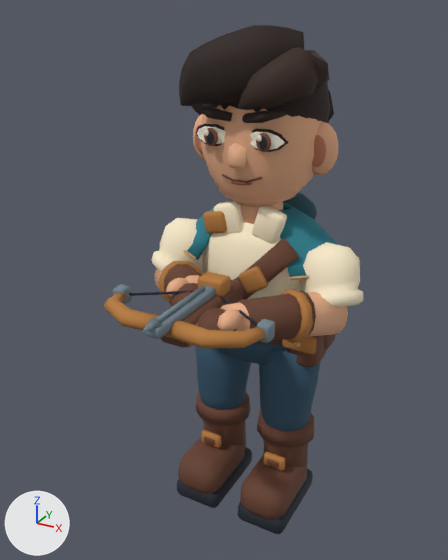
The glTF model App/Arena3D/Ranger_FaceSample.glb, before and after one commit.
The view is the same before and after, from a 50 mm lens placed at (1.21, -2.54, 2.48), pointed at (-0.03, -0.29, 1.36). The axes (+X, +Y, +Z) are drawn at lower left. The lights are the same throughout. The first picture is the older version. Vertices at exactly the same position are counted once.

The first picture shows 'Ranger_Body'.
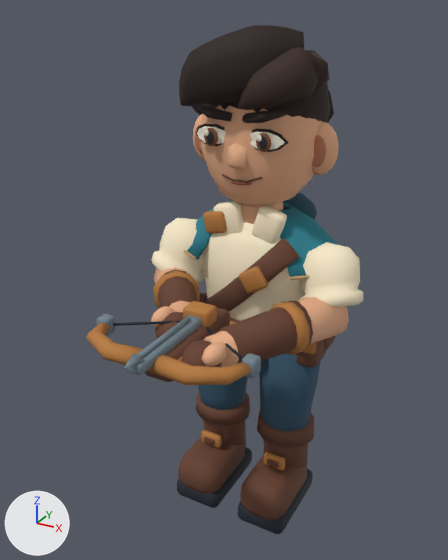
Commit message: feat(arena): separate ranger weapon cradle from chest silhouette [skip-arena-capture]

Where the change shows, as pixel boxes (x1, y1, x2, y2) in the pictures (448 x 560 px; the box of a moved part takes in the faces that stretch with it):
'Ranger_Body', reshaped (7% wider)
    before: (104, 25, 363, 534)
    after: (86, 25, 363, 534)
part 1 of me_cube_001, moved or reshaped
    before: (169, 283, 198, 307)
    after: (155, 312, 183, 339)
part 2 of me_cube_001, moved or reshaped
    before: (166, 278, 188, 297)
    after: (151, 306, 174, 327)
part 3 of me_cube_001, moved or reshaped
    before: (198, 308, 236, 331)
    after: (182, 340, 222, 367)
part 4 of me_cube_001, moved or reshaped
    before: (217, 309, 242, 331)
    after: (202, 342, 227, 366)
part 5 of me_cube_001, moved or reshaped
    before: (161, 279, 243, 348)
    after: (145, 307, 230, 382)
part 6 of me_cube_001, moved or reshaped
    before: (145, 285, 216, 339)
    after: (127, 315, 202, 375)
part 7 of me_cube_001, moved or reshaped
    before: (113, 284, 131, 305)
    after: (97, 314, 116, 335)
part 8 of me_cube_001, moved or reshaped
    before: (257, 319, 275, 343)
    after: (242, 353, 261, 378)
part 9 of me_cube_001, moved or reshaped
    before: (198, 272, 230, 297)
    after: (183, 301, 217, 327)
part 10 of me_cube_001, moved or reshaped
    before: (155, 267, 200, 291)
    after: (154, 267, 190, 312)
part 11 of me_cube_001, moved or reshaped
    before: (164, 261, 202, 299)
    after: (158, 269, 197, 308)
part 12 of me_cube_001, moved or reshaped
    before: (158, 261, 203, 303)
    after: (153, 270, 200, 308)
part 13 of me_cube_001, moved or reshaped
    before: (220, 292, 348, 337)
    after: (204, 297, 349, 367)
part 14 of me_cube_001, moved or reshaped
    before: (235, 290, 316, 340)
    after: (219, 301, 313, 363)
part 15 of me_cube_001, moved or reshaped
    before: (280, 289, 313, 343)
    after: (270, 302, 310, 355)
part 16 of me_cube_001, moved or reshaped
    before: (104, 292, 165, 336)
    after: (86, 323, 148, 371)
part 17 of me_cube_001, moved or reshaped
    before: (129, 286, 266, 348)
    after: (113, 317, 251, 385)

Patch to the scene script:
```diff
--- a/App/Arena3D/Ranger_FaceSample.glb.py
+++ b/App/Arena3D/Ranger_FaceSample.glb.py
@@ me_cube_001 @@
 # used by ob_ranger_body; location = (0.0, 0.0, 0.0)
-me_cube_001.from_pydata(...)  # 5670 vertices, 10914 faces; spans x -0.55..0.55, y -0.95..0.36, z 0.0..2.42
+me_cube_001.from_pydata(...)  # 5670 vertices, 10914 faces; spans x -0.55..0.55, y -1.07..0.36, z 0.0..2.42
+# me_cube_001 part 1: the loose piece of 86 vertices spanning x -0.2..-0.02, y -0.55..-0.35, z 1.22..1.37 is moved by (0.0, -0.12, -0.09)
+# me_cube_001 part 2: the loose piece of 52 vertices spanning x -0.21..-0.13, y -0.52..-0.38, z 1.31..1.39 is moved by (0.0, -0.12, -0.09)
+# me_cube_001 part 3: the loose piece of 86 vertices spanning x 0.02..0.2, y -0.72..-0.52, z 1.22..1.38 is moved by (0.0, -0.12, -0.09)
+# me_cube_001 part 4: the loose piece of 52 vertices spanning x 0.14..0.22, y -0.69..-0.55, z 1.31..1.39 is moved by (0.0, -0.12, -0.09)
+# me_cube_001 part 5: the loose piece of 56 vertices spanning x -0.07..0.07, y -0.76..-0.27, z 1.25..1.37 is moved by (0.0, -0.12, -0.09)
+# me_cube_001 part 6: the loose piece of 56 vertices spanning x -0.03..0.03, y -0.9..-0.4, z 1.36..1.4 is moved by (0.0, -0.12, -0.09)
+# me_cube_001 part 7: the loose piece of 56 vertices spanning x -0.37..-0.31, y -0.66..-0.6, z 1.31..1.39 is moved by (0.0, -0.12, -0.09)
+# me_cube_001 part 8: the loose piece of 56 vertices spanning x 0.31..0.37, y -0.66..-0.6, z 1.31..1.39 is moved by (0.0, -0.12, -0.09)
+# me_cube_001 part 9: the loose piece of 56 vertices spanning x -0.06..0.06, y -0.47..-0.38, z 1.35..1.43 is moved by (0.0, -0.12, -0.09)
+# me_cube_001 part 10: the loose piece of 36 vertices spanning x -0.5..-0.07, y -0.44..-0.02, z 1.11..1.37 is multiplied about its middle by the matrix ((1.024, 0.122, 0.297), (-0.294, 1.076, -0.085), (-0.279, 0.0, 0.96)), then moved by (0.0, -0.06, -0.04)
+# me_cube_001 part 11: the loose piece of 36 vertices spanning x -0.4..-0.1, y -0.41..-0.11, z 1.13..1.38 is multiplied about its middle by the matrix ((1.024, 0.122, 0.297), (-0.294, 1.076, -0.085), (-0.279, 0.0, 0.96)), then moved by (0.0, -0.07, -0.05)
+# me_cube_001 part 12: the loose piece of 20 vertices spanning x -0.4..-0.21, y -0.31..-0.12, z 1.13..1.36 is multiplied about its middle by the matrix ((0.942, 0.196, 0.273), (-0.188, 0.981, -0.055), (-0.279, 0.0, 0.96)), then moved by (0.0, -0.05, -0.04)
+# me_cube_001 part 13: the loose piece of 36 vertices spanning x 0.07..0.51, y -0.6..-0.04, z 1.12..1.37 is multiplied about its middle by the matrix ((0.994, -0.049, -0.3), (0.197, 1.123, -0.052), (0.291, -0.002, 0.957)), then moved by (0.0, -0.06, -0.04)
+# me_cube_001 part 14: the loose piece of 36 vertices spanning x 0.1..0.42, y -0.55..-0.19, z 1.14..1.38 is multiplied about its middle by the matrix ((0.994, -0.049, -0.3), (0.197, 1.123, -0.052), (0.291, -0.002, 0.957)), then moved by (0.0, -0.07, -0.05)
+# me_cube_001 part 15: the loose piece of 20 vertices spanning x 0.2..0.42, y -0.36..-0.2, z 1.14..1.37 is multiplied about its middle by the matrix ((0.96, -0.117, -0.291), (0.113, 1.003, -0.03), (0.292, -0.004, 0.967)), then moved by (0.0, -0.05, -0.04)
+# me_cube_001 part 16: the loose piece of 32 vertices spanning x -0.36..0.01, y -0.85..-0.62, z 1.32..1.39 is moved by (0.0, -0.12, -0.09)
+# me_cube_001 part 17: 76 of the vertices in x -0.34..0.36, y -0.95..-0.44, z 1.32..1.43 are moved by (0.0, -0.12, -0.09)
+# other edits to the shape of me_cube_001 do not show in these pictures
 me_cube_001.materials.append(mat_ranger_original_atlas)
```
